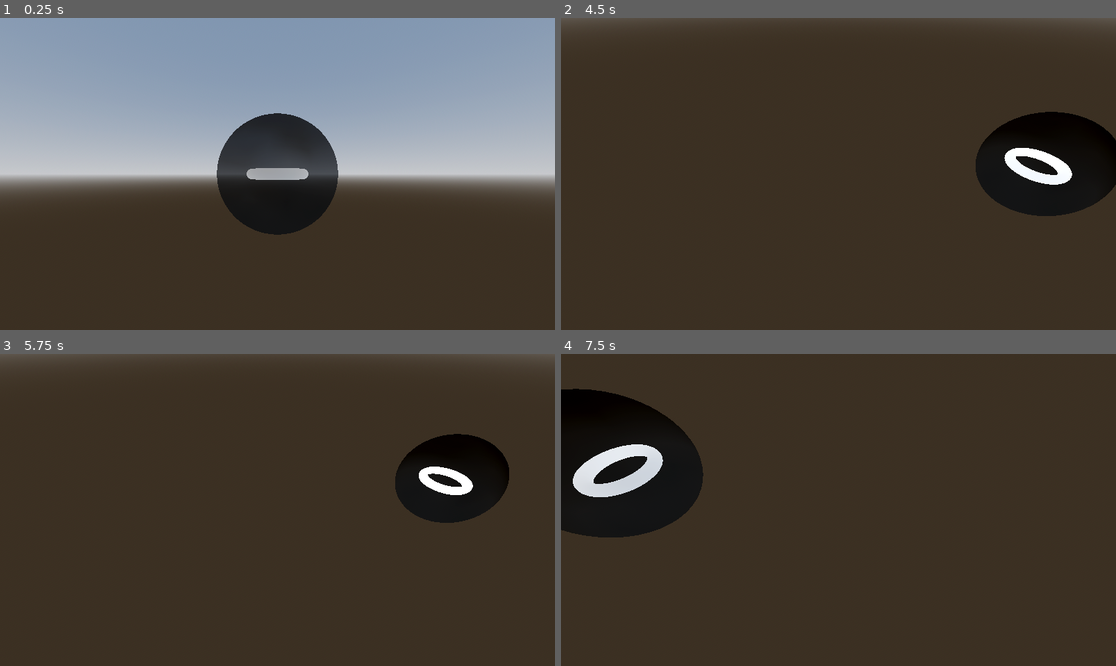
Above: before the commit, frames 1-4 (two rows, left to right).
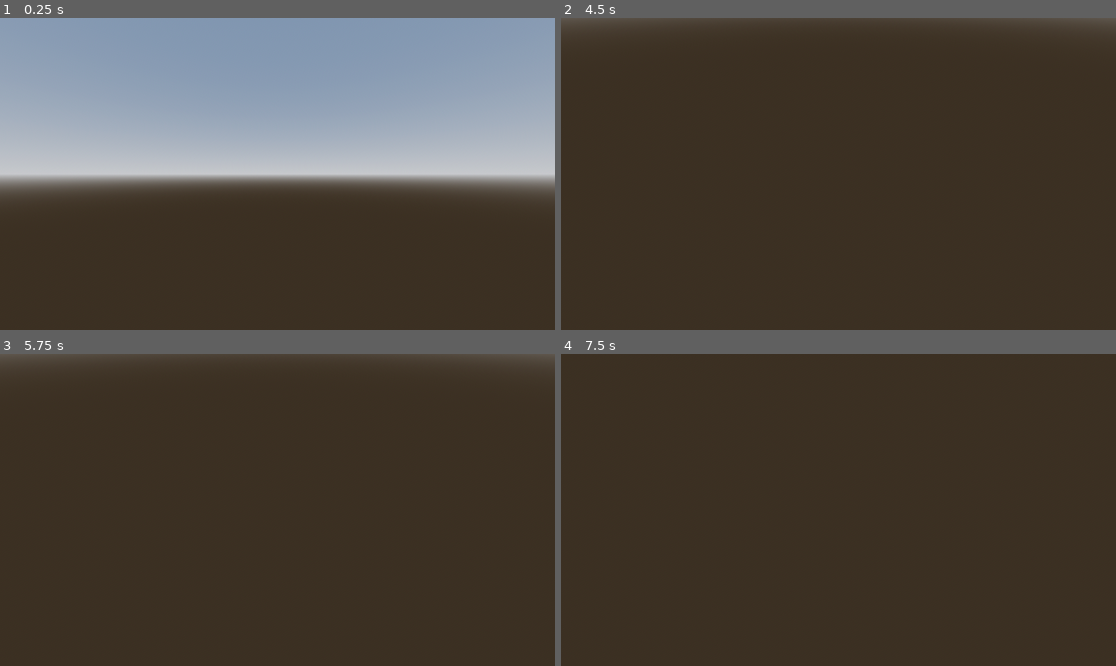
Above: after the commit, the same moments.

Repository: samhunt404/ray-marching
Game: Godot game, scene res://main.tscn
Same seed, same stepped clock (60 frames per second), same inputs: the game is played once before the commit and once after it. The project has no main scene, so this scene is started directly.
Inputs (mouse positions are in pixels of both pictures, inside the frame that each line leads up to):
- Up to frame 1 (0.25 s): no input
- Up to frame 2 (4.5 s): tap Enter at 0.5, 2.75, 4.25 s; move the mouse to (960, 158) at 0.52 s; hold D (right) 0.53-1.28 s; hold Right mouse button (Hold_Control) 0.53-1.28 s; move the mouse to (810, 174) at 1.27 s; hold W (forward) 1.28-2.03 s; right-click (810, 174) at 1.35 s; tap Space at 2, 3.5 s; move the mouse to (894, 105) at 2.02 s; hold D (right) 2.03-2.78 s; hold Right mouse button (Hold_Control) 2.03-2.78 s; move the mouse to (832, 180) at 2.77 s; hold W (forward) 2.78-3.53 s; right-click (832, 180) at 2.85 s; move the mouse to (1005, 220) at 3.52 s; hold A (left) 3.53-4.28 s; hold Right mouse button (Hold_Control) 3.53-4.28 s; move the mouse to (794, 170) at 4.27 s; hold W (forward) from 4.28 s (still down); right-click (794, 170) at 4.35 s
- Up to frame 3 (5.75 s): move the mouse to (305, 510) at 5.02 s; release W (forward) at 5.03 s; hold S (backward) from 5.03 s (still down); hold Right mouse button (Hold_Control) from 5.03 s (still down)
- Up to frame 4 (7.5 s): move the mouse to (816, 503) at 5.77 s; release S (backward) at 5.78 s; release Right mouse button (Hold_Control) at 5.78 s; hold D (right) 5.78-6.53 s; right-click (816, 503) at 5.85 s; move the mouse to (960, 494) at 6.52 s; hold Right mouse button (Hold_Control) 6.53-7.28 s; hold W (forward) from 6.53 s (still down); tap Space at 7.25 s; move the mouse to (810, 510) at 7.27 s; right-click (810, 510) at 7.35 s

The runs differ from the first frame. In frame 1, 6.6% of the frame differs, in the area x 39-61%, y 30-70%; in frame 2, 6.8%; in frame 3, 4.6%; in frame 4, 10%, in the area x 0-26%, y 11-59%.

Commit message:
add (rough) shadow pass in light function

Diff:
--- /dev/null
+++ b/BaseSurface.gdshader
@@ -0,0 +1,14 @@
+shader_type spatial;
+
+void vertex() {
+	// Called for every vertex the material is visible on.
+}
+
+void fragment() {
+	// Called for every pixel the material is visible on.
+}
+
+
+void light() {
+    DIFFUSE_LIGHT += clamp(dot(NORMAL, LIGHT), 0.0, 1.0) * ATTENUATION * LIGHT_COLOR;
+}
--- a/RayMarch.gdshader
+++ b/RayMarch.gdshader
@@ -1,10 +1,14 @@
 shader_type spatial;
+
 
 uniform int stepCount = 1;
 uniform sampler2D debugRainbow;
 uniform sampler2D depth_texture : hint_depth_texture;
 uniform sampler2D scene_texture : hint_screen_texture;
-varying vec3 position;
+
+varying bool shown;
+varying vec3 currPos;
+
 float sdfSphere(vec3 point, vec3 sphere_position, float sphere_scale)
 {
 	return distance(point,sphere_position) - sphere_scale;
@@ -19,9 +23,15 @@
 	float adj = max(max(abs(p.x-o.x),abs(p.y-o.y)),abs(p.z-o.z));
 	return adj - scale;
 }
+float sceneSDF(vec3 p)
+{
+	float sphereDis = sdfSphere(p,vec3(0.0,1.0,0.0),0.25);
+	float squareDis = sdfCube(p,vec3(0.0,-1.0,0.0),0.5);
+	float torusDis = sdTorus(p,vec2(0.5,0.1));
+	return min(sphereDis,min(squareDis,torusDis));
+}
 void vertex() {
-	//POSITION = vec4(VERTEX,1.0);
-	position = (MODEL_MATRIX * vec4(VERTEX,1.0)).xyz;
+	POSITION = vec4(VERTEX,0.0);
 }
 
 void fragment() {
@@ -41,14 +51,16 @@
 	////set alpha to 0 initially
 	int currStep = 0;
 	float trueDepth = 0.0;
+	bool overshot;
+	bool undershot;
 	for(int i = 0;i<stepCount;i++)
 	{
-		float sd = sdTorus(pixel_position,vec2(0.5,0.1));
-		bool overshot = sd > 10000.0; //arbitrarily large value
-		bool undershot = abs(sd) < 0.001; //arbitrarily small value
+		float sd = sceneSDF(pixel_position);
+		overshot = sd > 10000.0; //arbitrarily large value
+		undershot = abs(sd) < 0.001; //arbitrarily small value
 		float shouldEnd = float(!(overshot || undershot)); //1 if chill, 0 if not
 
-		vec3 color = vec3(trueDepth * 0.1);
+		vec3 color = vec3(1.0);
 		//weird way of doing a shader-style
 		ALBEDO = float(undershot) * (color)  + float(!undershot) * texture(scene_texture,SCREEN_UV).rgb;
 
@@ -56,12 +68,25 @@
 		pixel_position +=  view_dir * sd * shouldEnd;
 		trueDepth += sd * shouldEnd;
 		//pixel_position += -(INV_VIEW_MATRIX * vec4(VIEW,1.0)).xyz * sd;
-		currStep ++;
+		currStep += int(!overshot);
 
 	}
+	currPos = pixel_position;
+	EMISSION = vec3(float(overshot) * ALBEDO);
 }
 
 void light() {
 	//disables lighting effects, but allows for control
-	DIFFUSE_LIGHT = vec3(1.0);
+	SPECULAR_LIGHT = vec3(0.0);
+	vec3 lightDir = (INV_VIEW_MATRIX * vec4(LIGHT,0.0)).xyz;
+	bool hitObj = false;
+	vec3 pixelPosition = currPos;
+	for(int i=0;i<stepCount;i++)
+	{
+		float sd = sceneSDF(pixelPosition);
+		hitObj = abs(sd) < 0.0001;
+
+		pixelPosition += lightDir * sd * float(!hitObj);
+	}
+	DIFFUSE_LIGHT = vec3(float(!hitObj) * ATTENUATION);
 }
--- a/main.tscn
+++ b/main.tscn
@@ -29,17 +29,14 @@
 shader_parameter/stepCount = 259
 shader_parameter/debugRainbow = SubResource("GradientTexture1D_y08wr")
 
-[sub_resource type="SphereMesh" id="SphereMesh_x67oh"]
+[sub_resource type="QuadMesh" id="QuadMesh_0gxl4"]
 flip_faces = true
+size = Vector2(2, 2)
 
 [node name="Main" type="Node3D"]
 
 [node name="WorldEnvironment" type="WorldEnvironment" parent="."]
 environment = SubResource("Environment_lhd3g")
-
-[node name="DirectionalLight3D" type="DirectionalLight3D" parent="."]
-transform = Transform3D(-0.866025, -0.433013, 0.25, 0, 0.5, 0.866025, -0.5, 0.75, -0.433013, 0, 0, 0)
-shadow_enabled = true
 
 [node name="Camera3D" type="Camera3D" parent="."]
 transform = Transform3D(1, 0, 0, 0, 1, 0, 0, 0, 1, 0, 0, 4)
@@ -47,6 +44,9 @@
 script = ExtResource("1_jayw3")
 
 [node name="MeshInstance3D" type="MeshInstance3D" parent="."]
-transform = Transform3D(2.285, 0, 0, 0, 2.285, 0, 0, 0, 2.285, 0, 0, 0)
+transform = Transform3D(3.76, 0, 0, 0, 3.76, 0, 0, 0, 3.76, 0, 0, -0.728038)
 material_override = SubResource("ShaderMaterial_ofkpr")
-mesh = SubResource("SphereMesh_x67oh")
+mesh = SubResource("QuadMesh_0gxl4")
+
+[node name="OmniLight3D" type="OmniLight3D" parent="."]
+transform = Transform3D(1, 0, 0, 0, 1, 0, 0, 0, 1, -1.26278, 1.93055, -1.40327)
